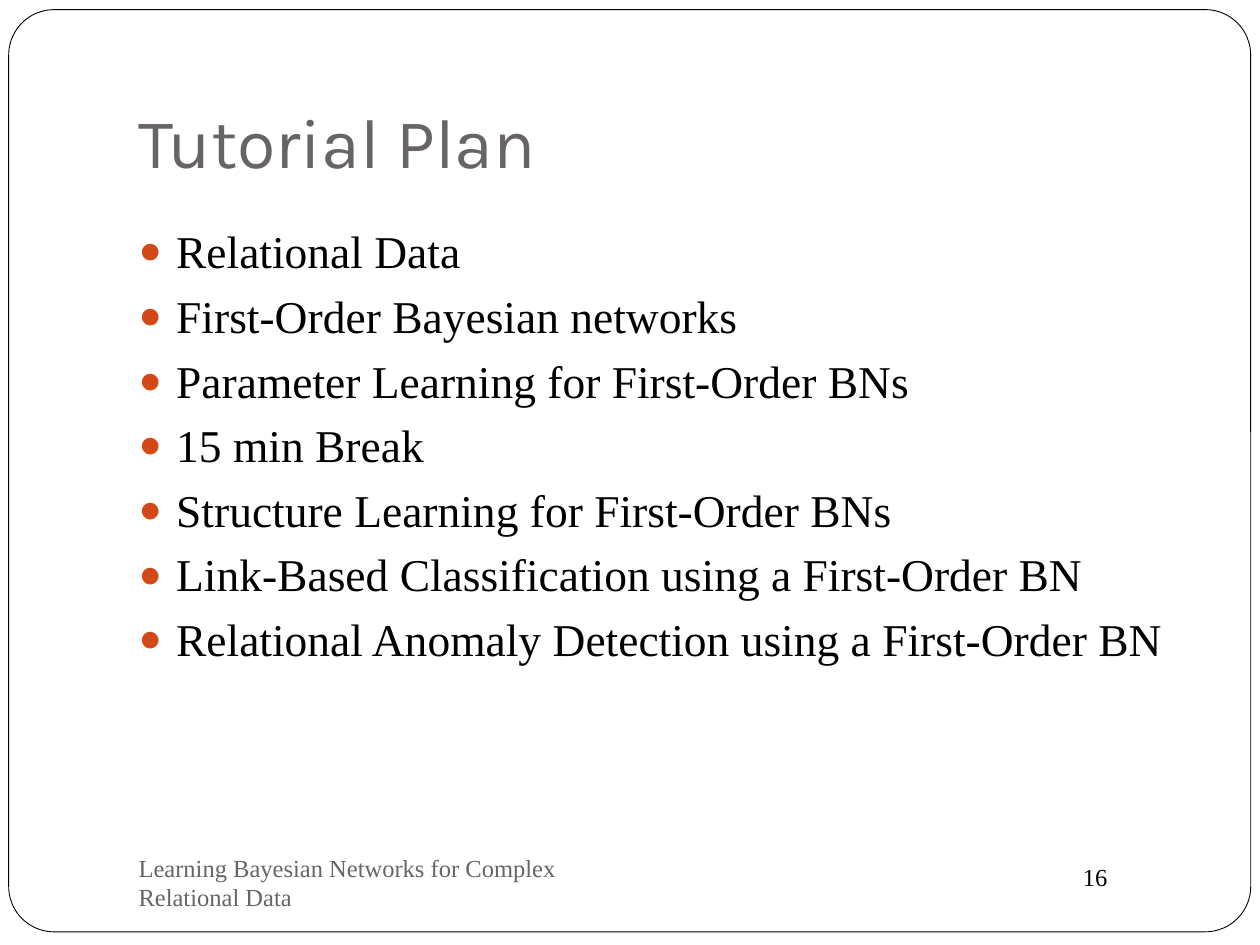
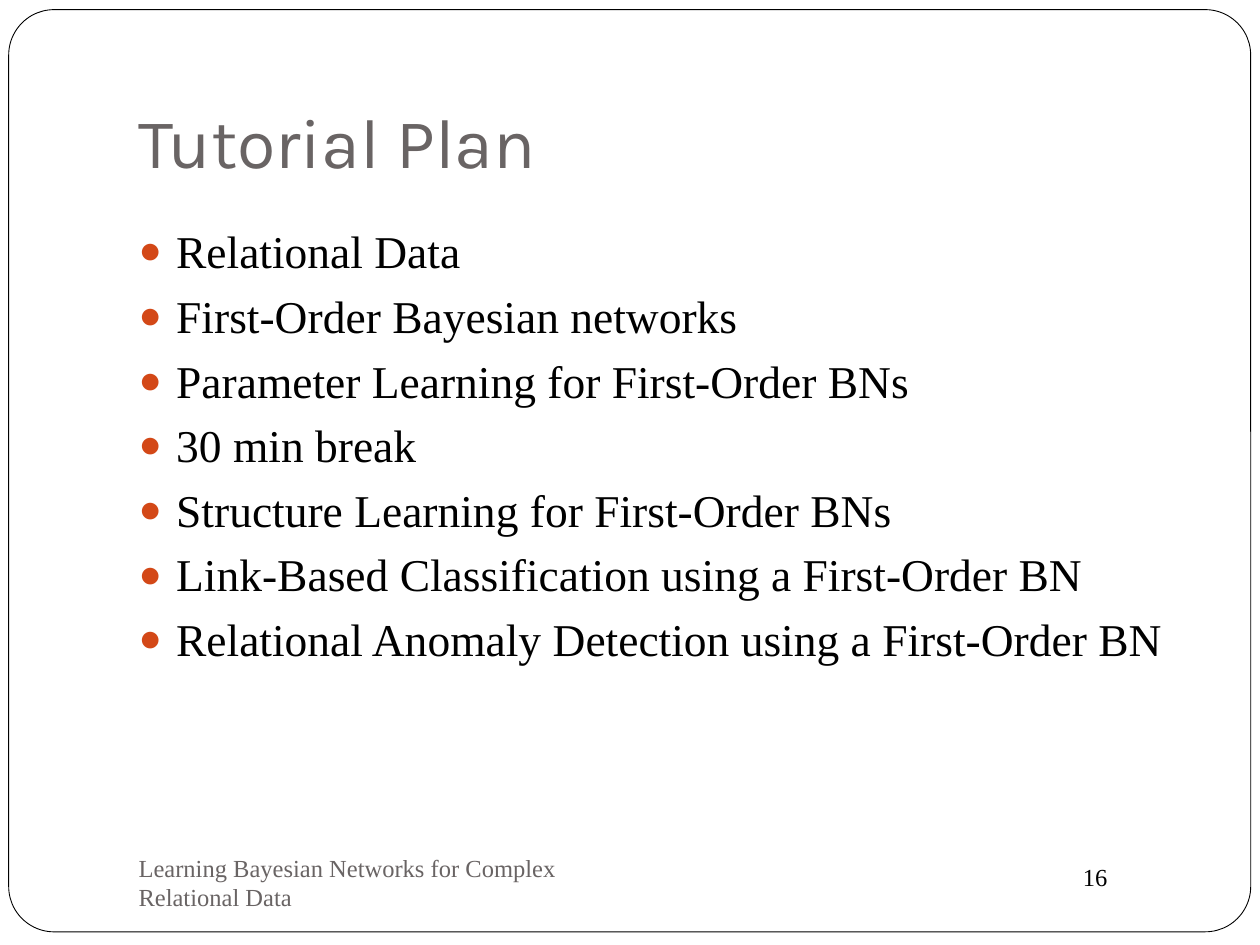
Before and after one commit to oschulte/srl-tutorial-slides, a slide deck: slide 16 of ch0-example-queries.pptx. Drawn at 1260x945 pixels with LibreOffice and Linux fonts; fonts in the diff are those of the drawing. Boxes give left, top, right and bottom in pixels: in the first picture for what was removed or moved away, otherwise in the second. Text is boxed around its words. In the diff, an @@ line names an element or a change of style, - is before the commit and + after.

```diff
--- a/ch0-example-queries.pptx
+++ b/ch0-example-queries.pptx
@@ text at bbox=[176, 430, 416, 463]: text changed @@
-● 15 min Break
+● 30 min break
```
Also in this commit, not shown: 3 other slides changed, 1 other file.
